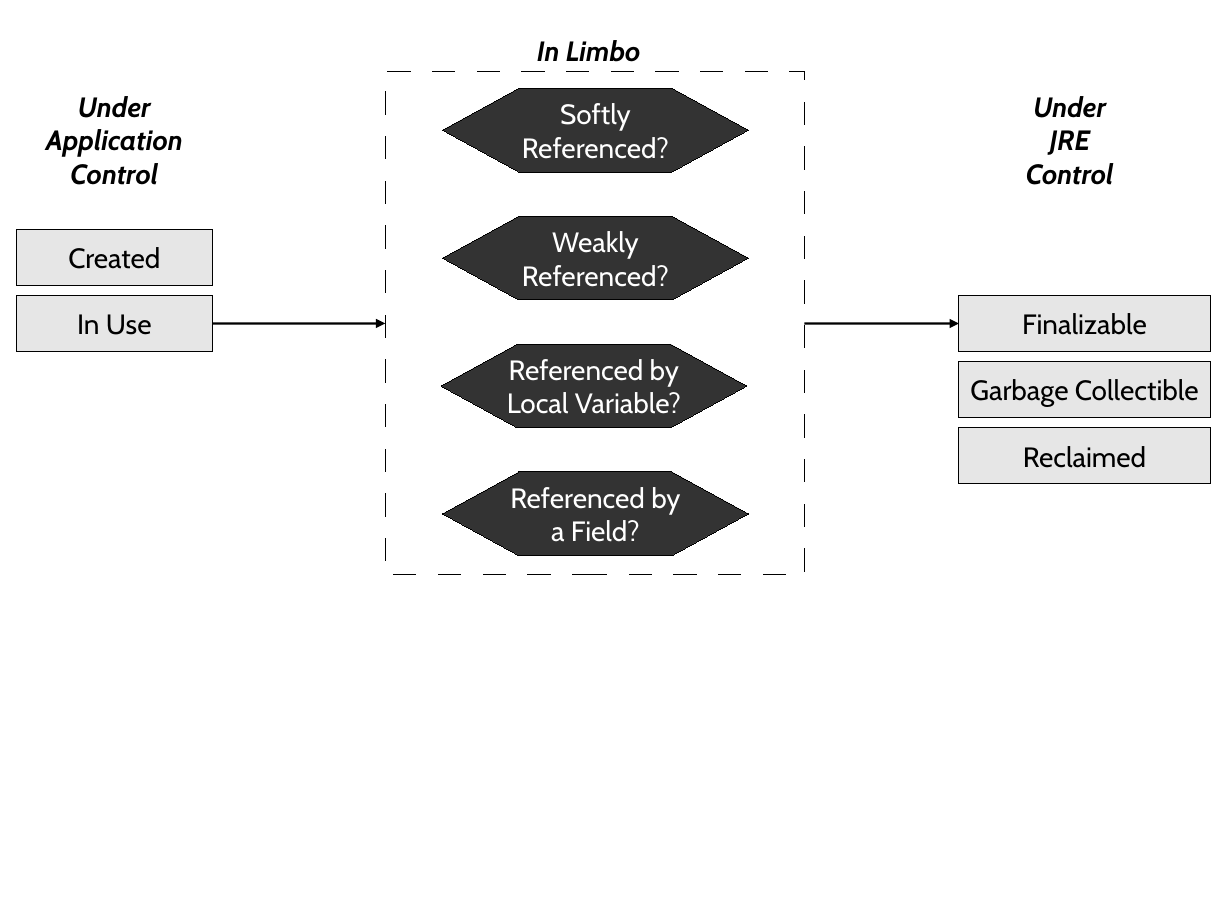
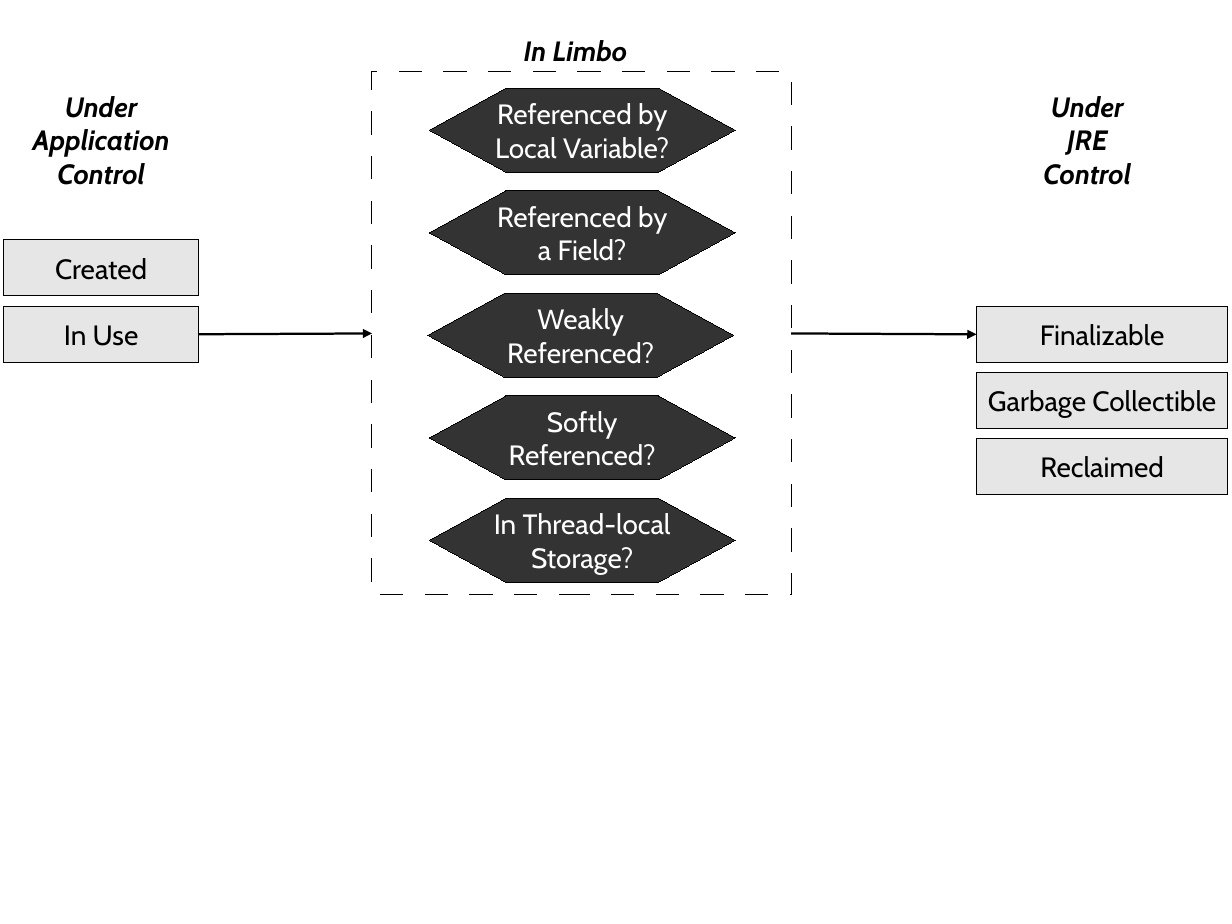
Before and after one commit to TheRuncibleTuner/bloatbook, a slide deck: slide 1 of Figures/lifetime/states.odp. Drawn at 1232x924 pixels with LibreOffice and Linux fonts; fonts in the diff are those of the drawing. Boxes give left, top, right and bottom in pixels: in the first picture for what was removed or moved away, otherwise in the second. Text is boxed around its words. In the diff, an @@ line names an element or a change of style, - is before the commit and + after.

Commit message:
added thread local

```diff
--- a/Figures/lifetime/states.odp
+++ b/Figures/lifetime/states.odp
@@ text "In Limbo": place and size @@
-text "In Limbo" at bbox=[537, 40, 641, 62]
+text "In Limbo" at bbox=[524, 40, 628, 62]
@@ text "Under": place and size @@
-text "Under" at bbox=[46, 96, 183, 185]
+text "Under" at bbox=[33, 96, 170, 185]
@@ rectangle: place and size @@
-rectangle at bbox=[386, 72, 805, 575]
+rectangle at bbox=[372, 72, 792, 595]
@@ hexagon "Referenced by": place and size @@
-hexagon "Referenced by" at bbox=[442, 344, 748, 428]
+hexagon "Referenced by" at bbox=[429, 88, 736, 172]
@@ text "Under": place and size @@
-text "Under" at bbox=[1026, 96, 1114, 185]
+text "Under" at bbox=[1043, 96, 1131, 185]
@@ hexagon "Referenced by": place and size @@
-hexagon "Referenced by" at bbox=[443, 472, 749, 556]
+hexagon "Referenced by" at bbox=[429, 191, 736, 275]
@@ hexagon "Weakly": place and size @@
-hexagon "Weakly" at bbox=[443, 216, 749, 300]
+hexagon "Weakly" at bbox=[428, 293, 735, 377]
@@ 2 rectangles, 1 arrow: place and size @@
-2 rectangles, 1 arrow at bbox=[17, 229, 386, 351]
+2 rectangles, 1 arrow at bbox=[3, 240, 372, 362]
@@ arrow moved from (805, 323) - (959, 323) to (792, 333) - (977, 334) @@
@@ hexagon "Softly": place and size @@
-hexagon "Softly" at bbox=[443, 88, 749, 172]
+hexagon "Softly" at bbox=[429, 396, 736, 480]
@@ 3 rectangles: place and size @@
-3 rectangles at bbox=[959, 295, 1211, 484]
+3 rectangles at bbox=[977, 306, 1229, 495]
@@ hexagon added at bbox=[429, 499, 736, 582], fill #333333, outline #000000 0 pt, 18 pt, text #FFFFFF @@
+In Thread-local
+Storage?
```
Also in this commit, not shown: 1 other file.
